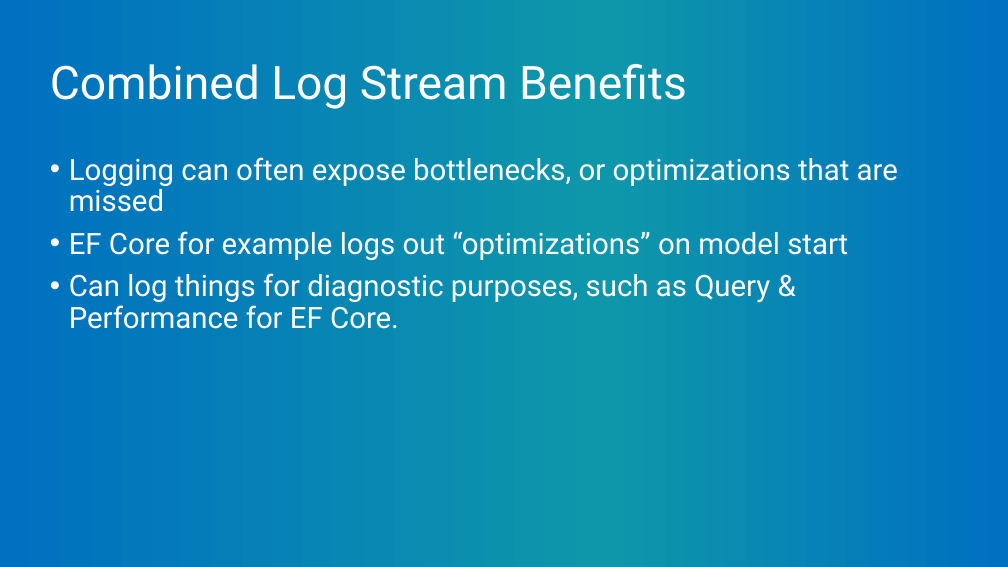
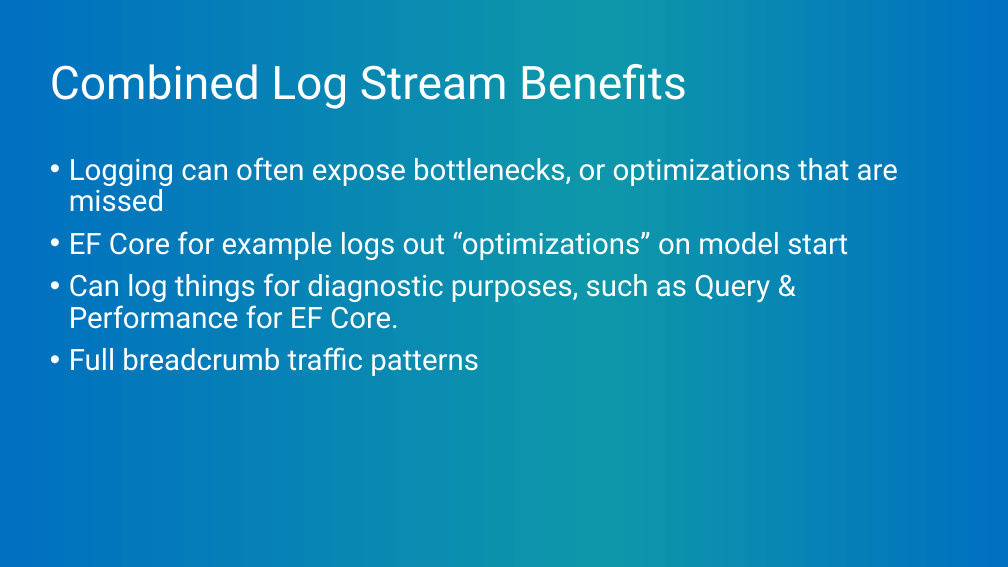
Before and after one commit to mitchelsellers/dotnetcoreloggingdemo, a slide deck: slide 11 of Presentation/But It Was Logged.pptx. Drawn at 1008x567 pixels with LibreOffice and Linux fonts; fonts in the diff are those of the drawing; background and template pictures are left out. Boxes give left, top, right and bottom in pixels: in the first picture for what was removed or moved away, otherwise in the second. Text is boxed around its words. In the diff, an @@ line names an element or a change of style, - is before the commit and + after.

```diff
--- a/Presentation/But It Was Logged.pptx
+++ b/Presentation/But It Was Logged.pptx
@@ text at bbox=[69, 347, 479, 376]: paragraph added @@
+• Full breadcrumb traffic patterns
```
Also in this commit, not shown: 9 other slides changed, 2 slides added, 4 other files.
